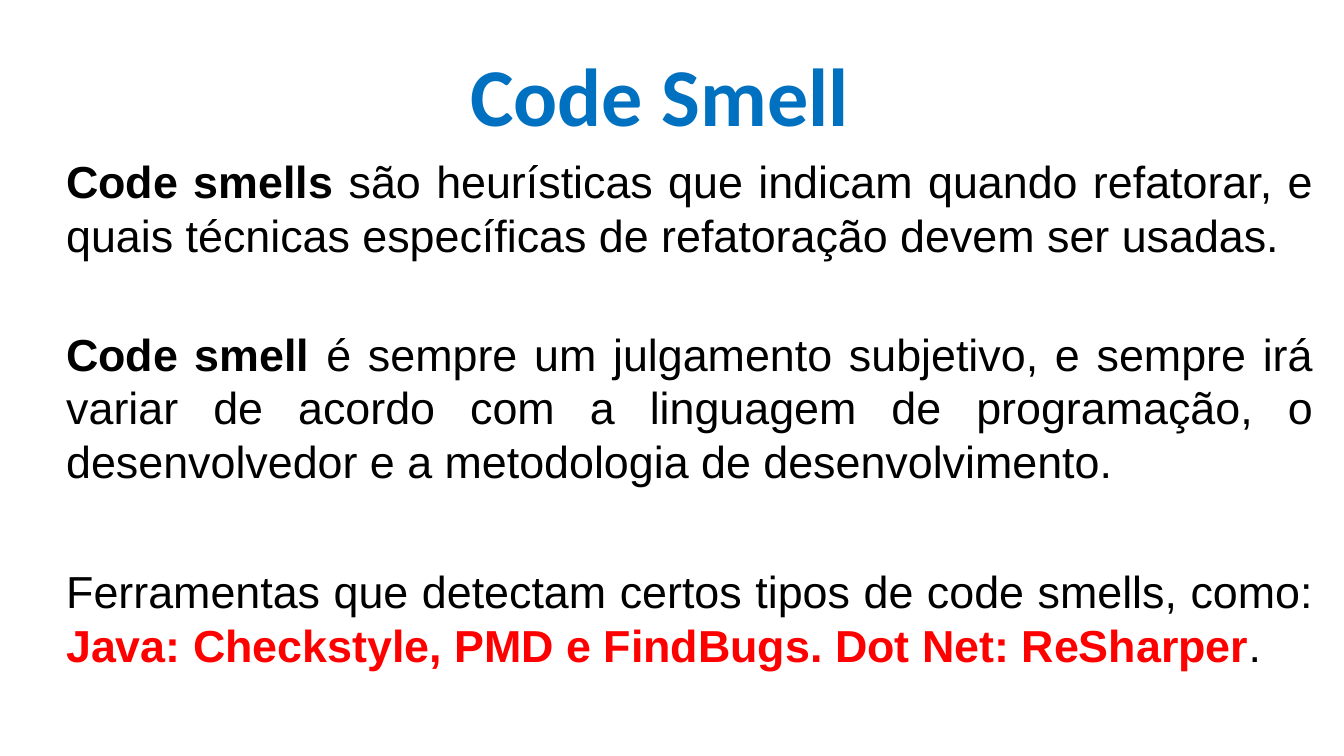
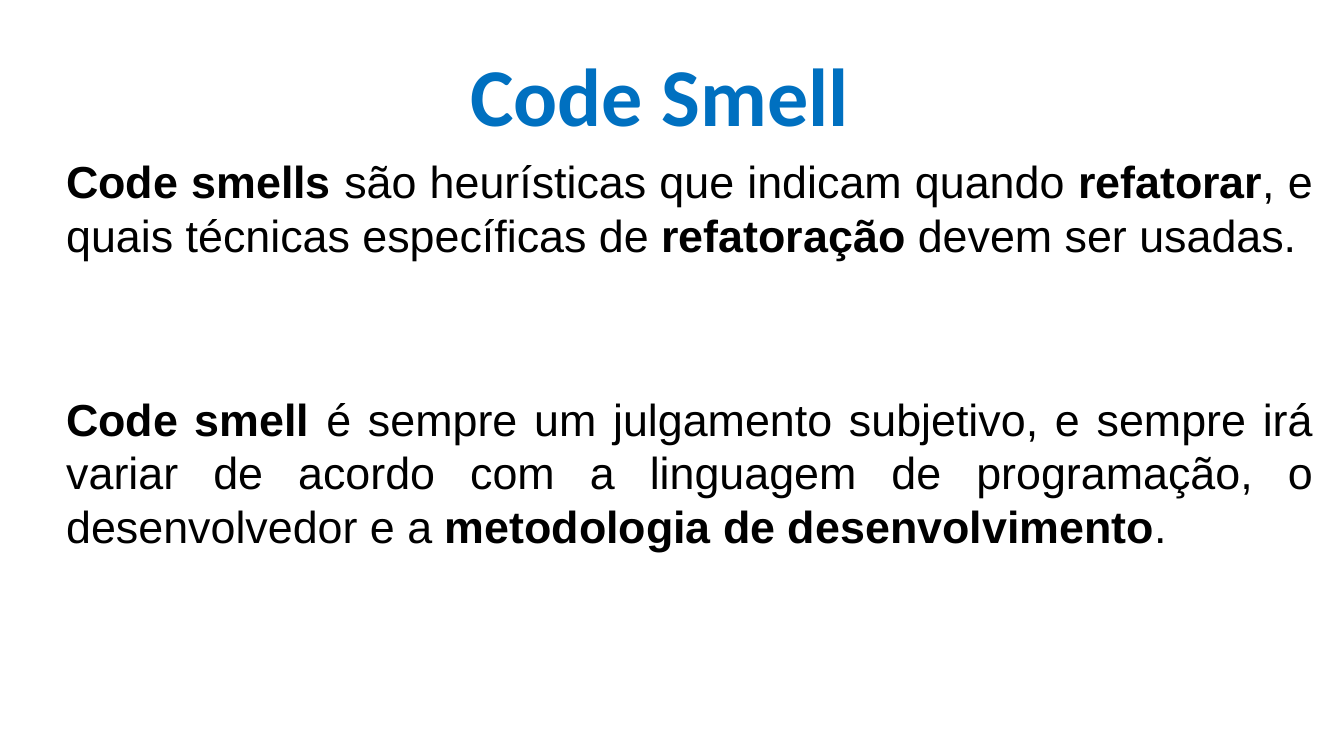
Before and after one commit to CloudEducationBrazil/WydenEngenhariaDeSoftware, a slide deck: slide 22 of 01 Classes/Aulas 05 e 06 Refatoração e Code-Smell.pptx. Drawn at 1344x756 pixels with LibreOffice and Linux fonts; fonts in the diff are those of the drawing; background and template pictures are left out. Boxes give left, top, right and bottom in pixels: in the first picture for what was removed or moved away, otherwise in the second. Text is boxed around its words. In the diff, an @@ line names an element or a change of style, - is before the commit and + after.

```diff
--- a/01 Classes/Aulas 05 e 06 Refatoração e Code-Smell.pptx
+++ b/01 Classes/Aulas 05 e 06 Refatoração e Code-Smell.pptx
@@ text "Code smells são heurísticas que ..." at box(66, 165, 1313, 552): bold on in "refatorar, refatoração", "metodologia de desenvolvimento." @@
@@ text at box(66, 575, 1313, 671): paragraph removed @@
-Ferramentas que detectam certos tipos de code smells, como: Java: Checkstyle, PMD e FindBugs. Dot Net: ReSharper.
```
Also in this commit, not shown: 20 other slides changed, 1 slide removed.
